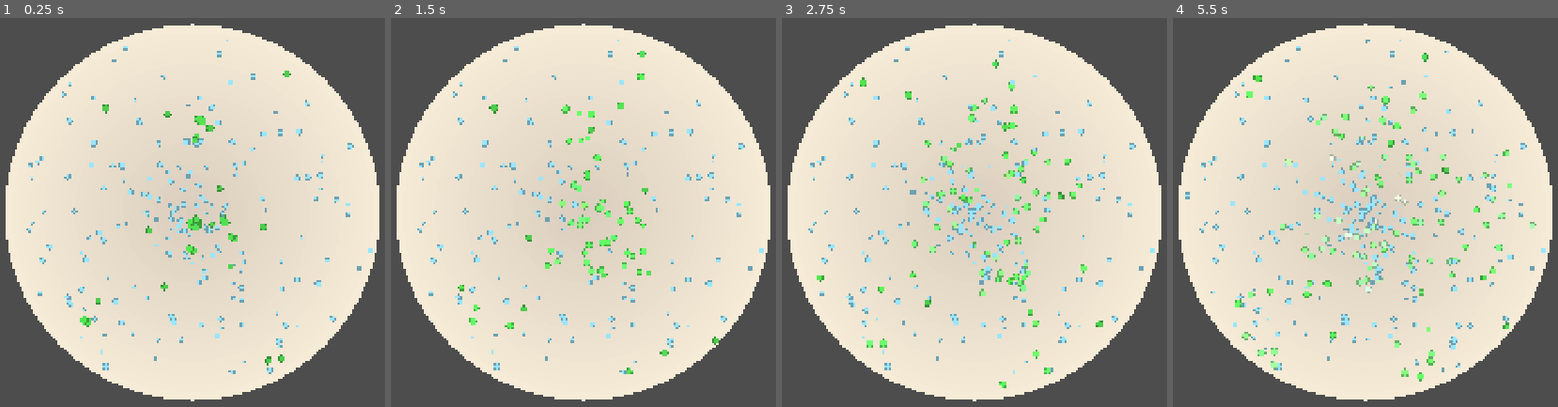
Above: before the commit, frames 1-4 (left to right).
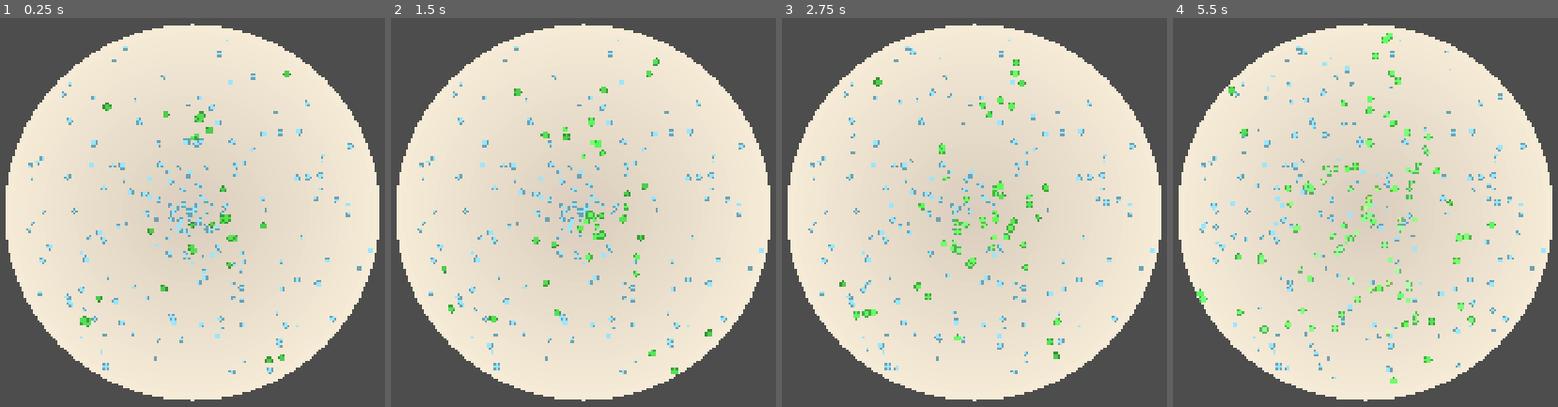
Above: after the commit, the same moments.

Repository: Blazenetic/petri1
Game: Godot game, scene res://scenes/Main.tscn
The game is run twice, just before and just after one commit, with the same random seed, the same clock (stepped at 60 frames per second) and the same inputs.
Inputs:
- Up to frame 1 (0.25 s): no input
- Up to frame 2 (1.5 s): tap Enter at 0.5 s
- Up to frame 3 (2.75 s): no input
- Up to frame 4 (5.5 s): no input

The runs differ from the first frame. In frame 1, 0.6% of the frame differs, in the area x 20-74%, y 21-90%; in frame 2, 2.8%; in frame 3, 4.6%; in frame 4, 7.7%, in the area x 3-95%, y 3-94%.

Commit message:
Refactor object pool to MultiMesh

Diff:
--- a/scripts/components/BaseEntity.gd
+++ b/scripts/components/BaseEntity.gd
@@ -5,7 +5,6 @@
 @export var size: float = 8.0
 @export var base_color: Color = Color(0.3, 0.8, 0.3, 1.0)
 
-signal ready_for_pool()
 
 var _components: Array[EntityComponent] = []
 var identity: IdentityComponent
@@ -86,7 +85,6 @@
 func deinit() -> void:
 	for c in _components:
 		c.cleanup()
-	emit_signal("ready_for_pool")
 
 func _process(delta: float) -> void:
 	for c in _components:
--- a/scripts/systems/ConfigurationManager.gd
+++ b/scripts/systems/ConfigurationManager.gd
@@ -36,11 +36,6 @@
 @export var debug_show_states: bool = false
 @export var behavior_state_history_capacity: int = 32
 
-# Pool sizes per entity type (existing)
-var entity_pool_sizes: Dictionary = {
-	EntityTypes.EntityType.BACTERIA: 300,
-	EntityTypes.EntityType.NUTRIENT: 200
-}
 
 # Optional per-type scene mapping (PHASE 2.1)
 # Allows EntityFactory to instance specific scenes for each entity type.
@@ -52,8 +47,6 @@
 # Logger autoload handle (resolved in _ready)
 var _log
 
-func get_entity_pool_size(entity_type: int) -> int:
-	return int(entity_pool_sizes.get(entity_type, 20))
 
 func get_entity_scene_path(entity_type: int) -> String:
 	return String(entity_scene_paths.get(entity_type, ""))
--- a/scripts/systems/EntityFactory.gd
+++ b/scripts/systems/EntityFactory.gd
@@ -8,10 +8,7 @@
 # Per-type scene mapping (PHASE 2.1)
 var _scene_map: Dictionary = {}
 
-var _pools: Dictionary = {}
 var _root_parent: Node
-var _pool_container: Node
-var _default_pool: ObjectPool
 
 func _ready() -> void:
 	_log = get_node_or_null("/root/Log")
@@ -24,37 +21,19 @@
 			_root_parent = scene_root
 		else:
 			_root_parent = get_tree().get_root()
-
-	# Container to hold pooled instances when inactive
-	_pool_container = Node.new()
-	_pool_container.name = "PoolContainer"
-	add_child(_pool_container)
-
-	# Default/fallback pool
-	_default_pool = ObjectPool.new()
-	add_child(_default_pool)
-	_default_pool.configure(BASE_ENTITY_SCENE, 20, _pool_container)
-	_pools[EntityTypes.EntityType.UNKNOWN] = _default_pool
-
-	# Configure per-type pools (fallback safe if not defined yet)
-	var sizes_dict: Dictionary = ConfigurationManager.entity_pool_sizes
 	# Seed internal scene map from configuration if present
 	if "entity_scene_paths" in ConfigurationManager:
 		for k in ConfigurationManager.entity_scene_paths.keys():
 			_scene_map[int(k)] = String(ConfigurationManager.entity_scene_paths[k])
-	for t in sizes_dict.keys():
-		var prewarm: int = int(sizes_dict[t])
-		var pool: ObjectPool = ObjectPool.new()
-		add_child(pool)
-		var scene_path: String = String(_scene_map.get(int(t), BASE_ENTITY_SCENE))
-		if scene_path == "":
-			scene_path = BASE_ENTITY_SCENE
-		pool.configure(scene_path, prewarm, _pool_container)
-		_pools[int(t)] = pool
 
-func create_entity(entity_type: int, position: Vector2, params := {}) -> StringName:
-	var pool: ObjectPool = _pools.get(entity_type, _default_pool)
-	var node: BaseEntity = pool.acquire() as BaseEntity
+func create_entity(entity_type: int, position: Vector2, params: Dictionary = {}) -> StringName:
+	var scene_path: String = String(_scene_map.get(int(entity_type), BASE_ENTITY_SCENE))
+	if scene_path == "":
+		scene_path = BASE_ENTITY_SCENE
+	var packed: PackedScene = load(scene_path) as PackedScene
+	if packed == null:
+		return StringName()
+	var node: BaseEntity = packed.instantiate() as BaseEntity
 	if node == null:
 		return StringName()
 	# Prepare instance
@@ -64,7 +43,7 @@
 		merged[k] = params[k]
 	# Move into live scene tree first so _ready runs and components are attached
 	_root_parent.add_child(node)
-	# Ensure identity exists even if this is a freshly instantiated (non-prewarmed) node
+	# Ensure identity exists even if this is a freshly instantiated node
 	if node.identity == null:
 		var ident: IdentityComponent = IdentityComponent.new()
 		node.add_component(ident)
@@ -95,11 +74,9 @@
 	node.deinit()
 	GlobalEvents.emit_signal("entity_destroyed", entity_id, node.entity_type, reason)
 	EntityRegistry.remove(entity_id)
-
-	var pool: ObjectPool = _pools.get(node.entity_type, _default_pool)
 	if node.get_parent() != null:
 		node.get_parent().remove_child(node)
-	pool.release(node)
+	node.queue_free()
 	if _log != null:
 		_log.info(LogDefs.CAT_SYSTEMS, [
 			"[EntityFactory] destroyed",
@@ -138,11 +115,6 @@
 # Register/override a scene path for a specific entity type (PHASE 2.1)
 func register_entity_scene(entity_type: int, scene_path: String) -> void:
 	_scene_map[int(entity_type)] = scene_path
-	# Reconfigure pool if it already exists to use the new scene mapping
-	var pool: ObjectPool = _pools.get(int(entity_type), null)
-	if pool != null:
-		var prewarm: int = int(ConfigurationManager.get_entity_pool_size(int(entity_type)))
-		pool.configure(scene_path, prewarm, _pool_container)
 
 func get_scene_path_for_type(entity_type: int) -> String:
 	return String(_scene_map.get(int(entity_type), BASE_ENTITY_SCENE))
--- a/scripts/utils/ObjectPool.gd
+++ b/scripts/utils/ObjectPool.gd
@@ -1,5 +1,8 @@
 extends Node
 class_name ObjectPool
+# DEPRECATION: Not used by core entity lifecycle (EMS) after refactor to instantiate/queue_free.
+# Retained for UI/effects or other non-simulation pooling. See [system_architecture_v2.md](AGENTS/system_architecture_v2.md:44).
+# Safe to keep as an optional utility; remove any core dependencies.
 
 var _scene: PackedScene
 var _available: Array[Node] = []
Not shown, added: .HUMAN/refactors/remove object pooling.md
Not shown, added: AGENTS/refactor_idea.md
